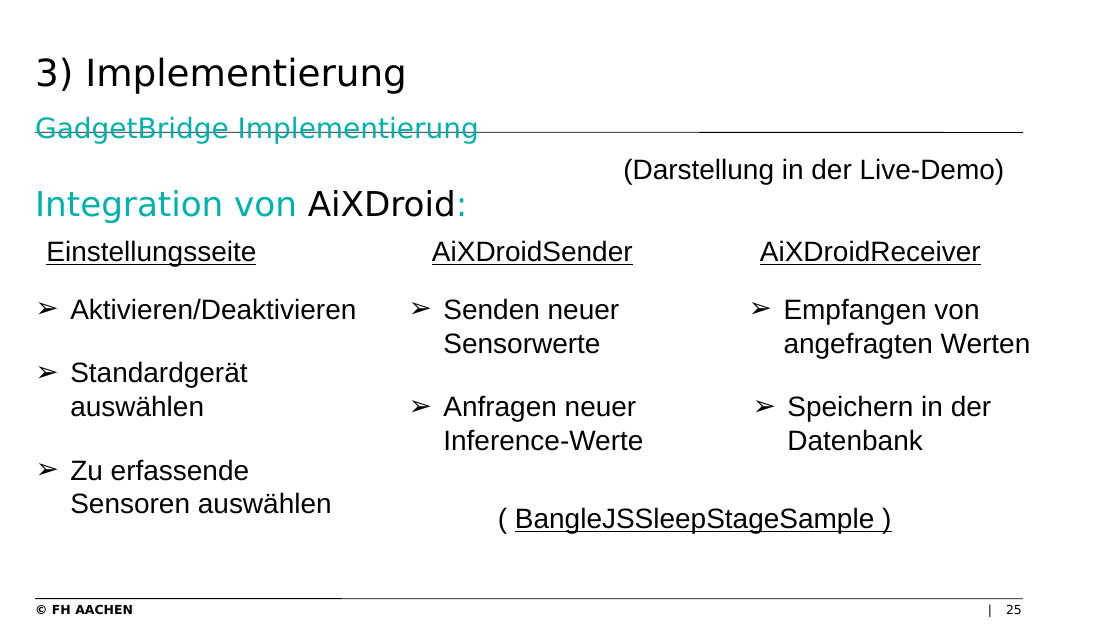
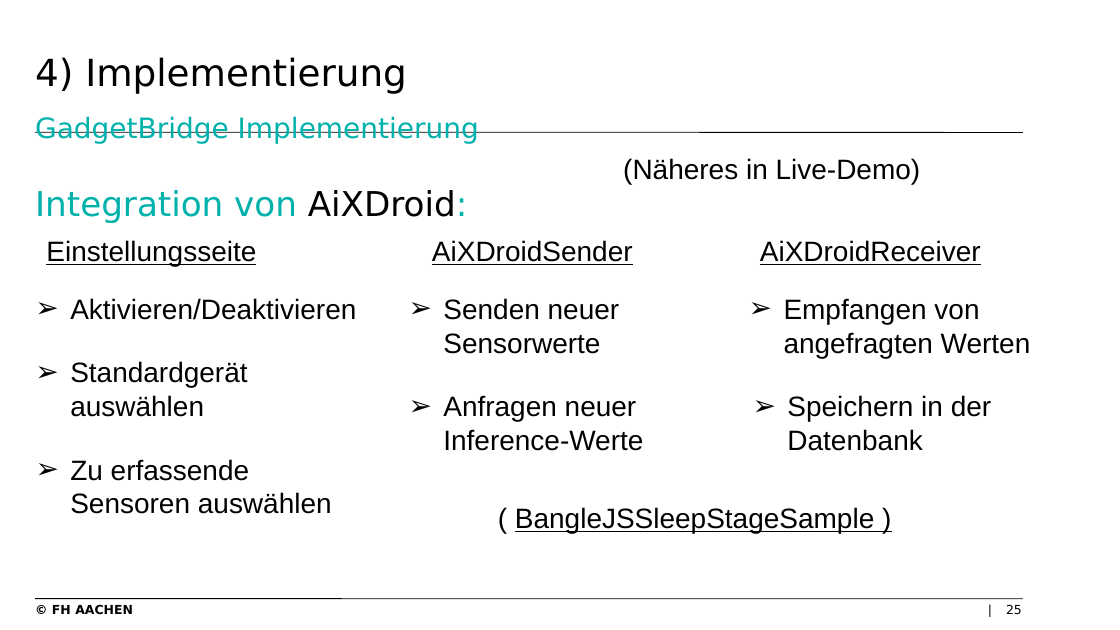
Before and after one commit to levithas/Bachelorprojekt, a slide deck: slide 25 of Dokumentation/Präsentation.pptx. Drawn at 1120x630 pixels with LibreOffice and Linux fonts; fonts in the diff are those of the drawing; background and template pictures are left out. Boxes give left, top, right and bottom in pixels: in the first picture for what was removed or moved away, otherwise in the second. Text is boxed around its words. In the diff, an @@ line names an element or a change of style, - is before the commit and + after.

```diff
--- a/Dokumentation/Präsentation.pptx
+++ b/Dokumentation/Präsentation.pptx
@@ title at [35, 57, 479, 144]: text changed @@
-3) Implementierung
-GadgetBridge Implementierung
+4) Implementierung
+GadgetBridge Implementierung
@@ text at [623, 158, 921, 184]: text changed @@
-(Darstellung in der Live-Demo)
+(Näheres in Live-Demo)
```
Also in this commit, not shown: 22 other slides changed.
